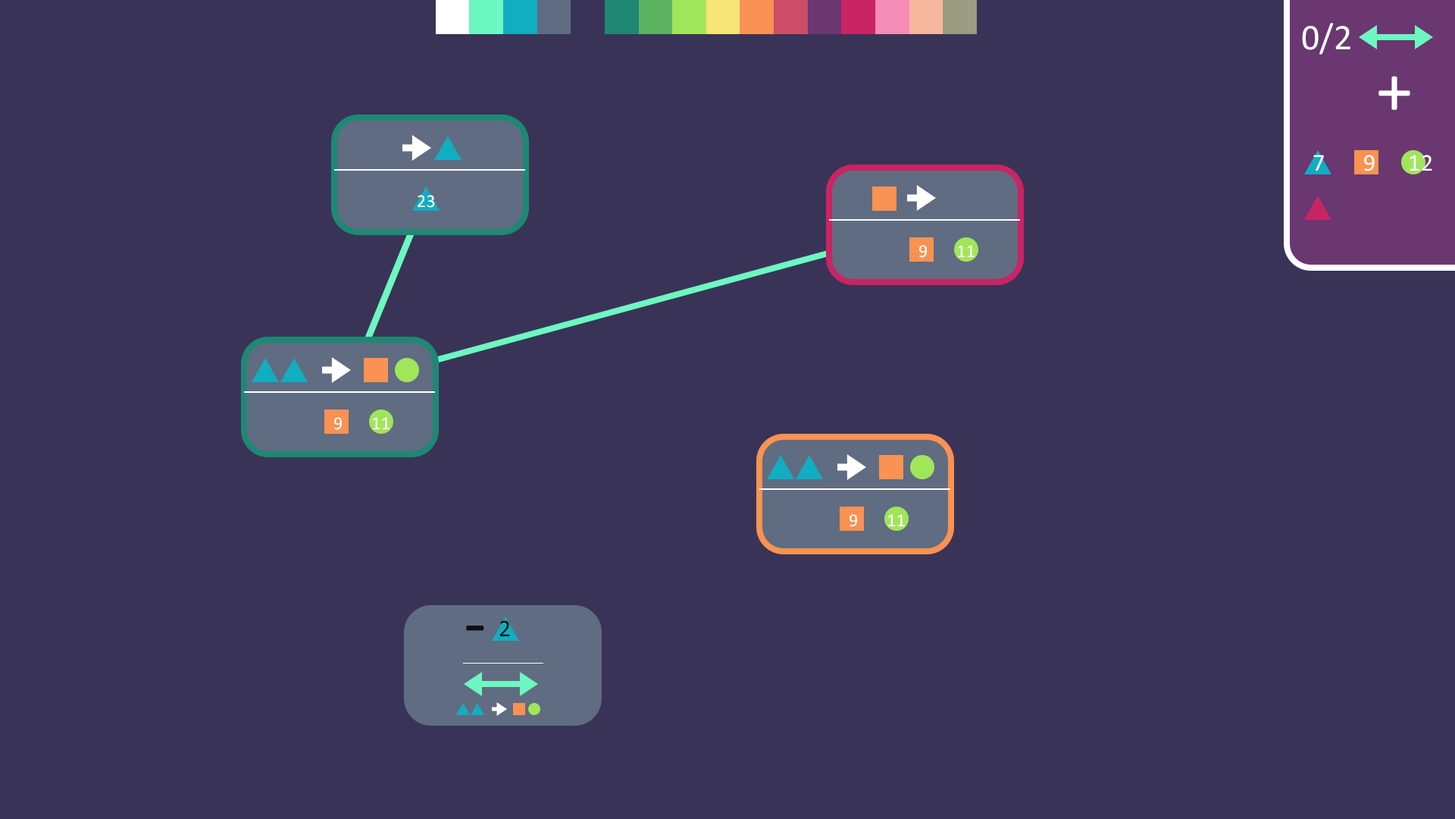
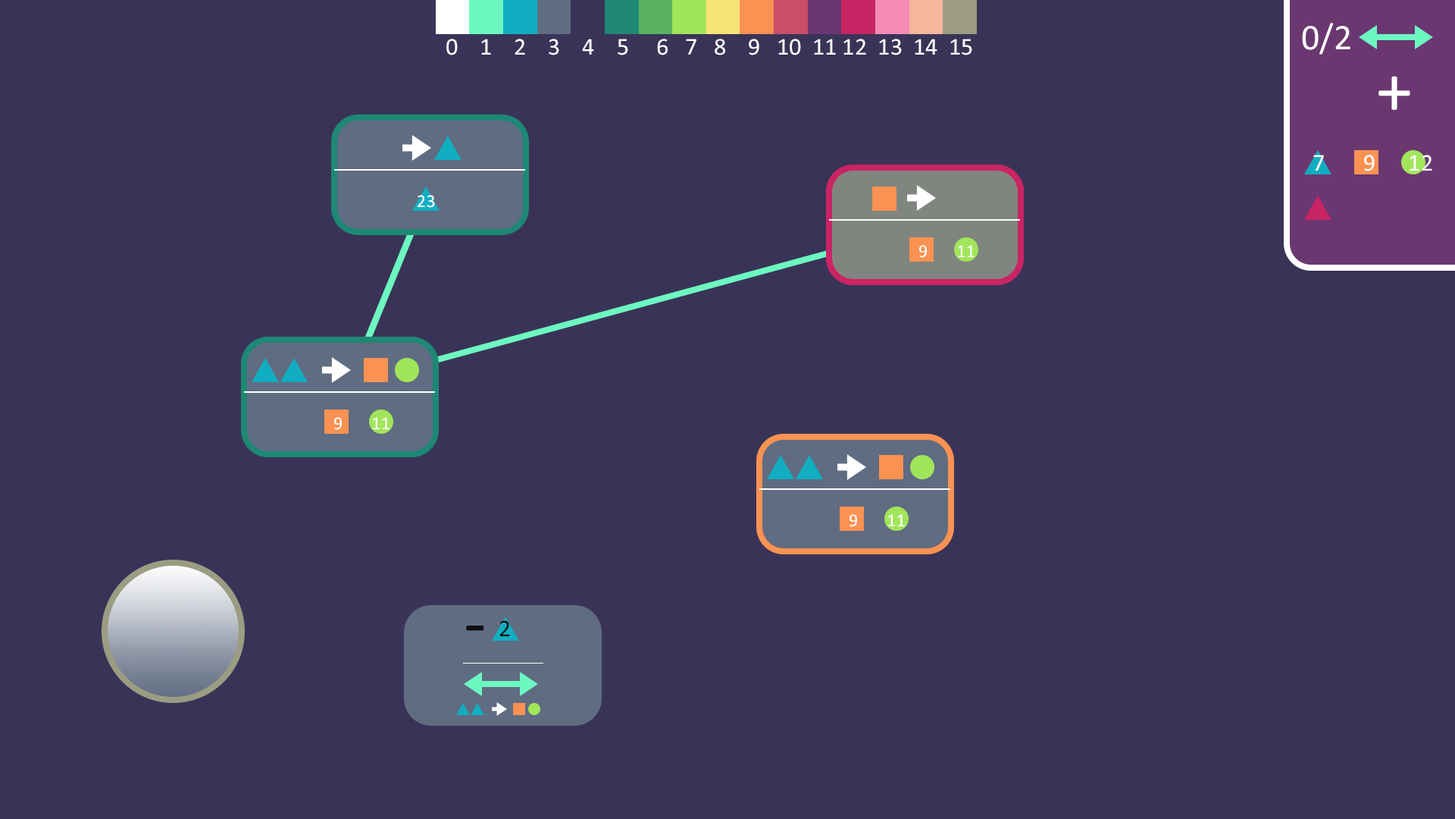
Revision of a layered 1455x819 image; what changed, layer by layer:
added layer "Ellipse 2" above "Triangle 1 copy 3" over [101, 559, 245, 703]
added layer "Rectangle 1 copy 3" in group "Factory copy" over [826, 164, 1025, 286]
added layer "0 1 2 3 4 5 6 7 8 9 10 11 12 13" above "Layer 2" over [446, 38, 973, 56]
